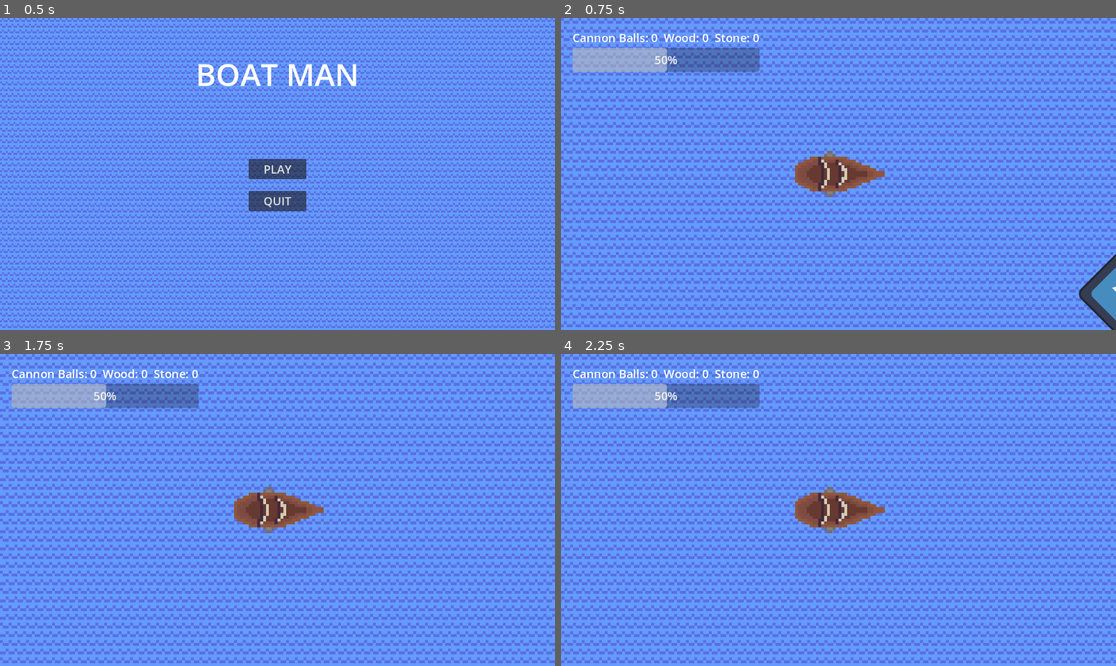
Above: before the commit, frames 1-4 (two rows, left to right).
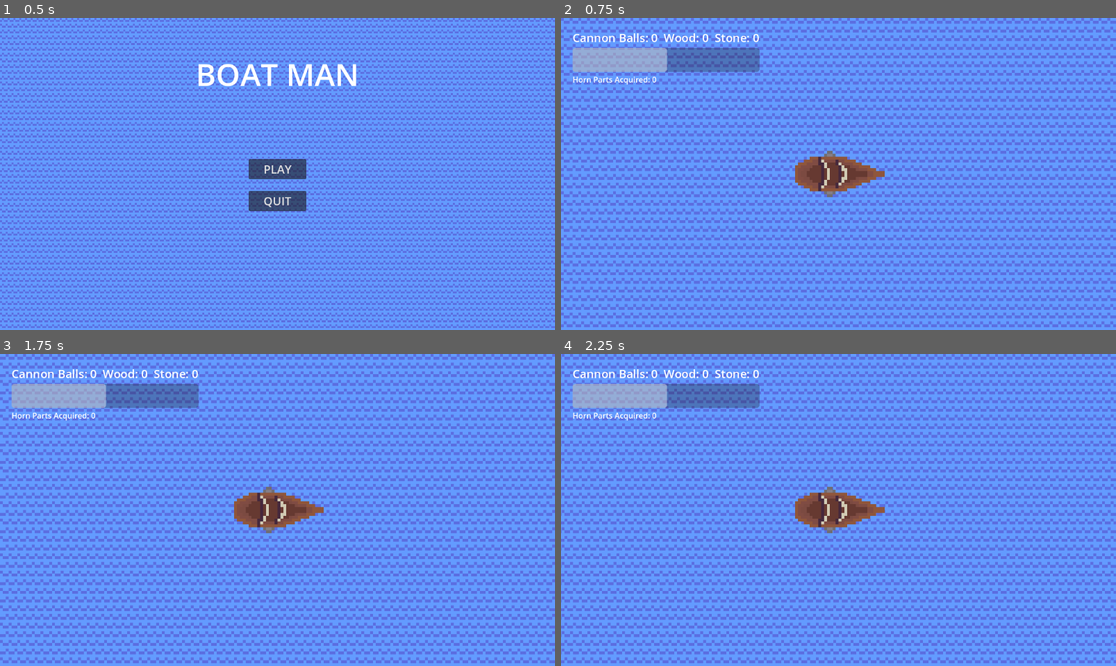
Above: after the commit, the same moments.

Repository: zafarcaydan/boat-man
Game: Godot game, scene res://scenes/start_menu.tscn
The game is run twice, just before and just after one commit, with the same random seed, the same clock (stepped at 60 frames per second) and the same inputs. The engine's default icon, where the game draws it, is replaced by a stand-in: a white triangle on a blue panel in a dark square.
Inputs:
- Up to frame 1 (0.5 s): no input
- Up to frame 2 (0.75 s): click "PLAY" at 0.5 s
- Up to frame 3 (1.75 s): tap Enter at 1.25 s; hold E (Key_E) from 1.28 s (still down); tap S (Key_S) at 1.55 s
- Up to frame 4 (2.25 s): release E (Key_E) at 2.03 s; tap S (Key_S) at 2.1 s

Frame 1 is identical in both runs. In frame 2, 1.1% of the frame differs, in the area x 2-100%, y 12-100%; in frame 3, 0.2%; in frame 4, 0.2%.

Commit message:
Added fast enemies and started creating a "story" mode

Diff:
--- a/scripts/basic_enemy.gd
+++ b/enimies/basic_enemy.gd
@@ -2,7 +2,6 @@
 enum STATES {TOWARD, ATTACK, AWAY}
 var state : STATES = STATES.TOWARD
 
-var comparison_dist := 0
 
 
 func _ready() -> void:
@@ -21,11 +20,10 @@
 func state_actions() -> void :
 	match state:
 
-
 		STATES.TOWARD:
 			force = Vector2(1,0).rotated(get_rotation_to_pos(player.global_position))
-			if get_dist_to_pos(player.global_position) < 600:
-				$Timer.start(0.8)
+			if get_dist_to_pos(player.global_position) < 6250:
+				$Timer.start(0.86)
 				state = STATES.ATTACK
 
 
--- a/enimies/basic_enemy.tscn
+++ b/enimies/basic_enemy.tscn
@@ -1,6 +1,6 @@
 [gd_scene load_steps=4 format=3 uid="uid://tsf8e1034g83"]
 
-[ext_resource type="Script" path="res://scripts/basic_enemy.gd" id="1_7attk"]
+[ext_resource type="Script" path="res://enimies/basic_enemy.gd" id="1_7attk"]
 [ext_resource type="Texture2D" uid="uid://osvbdwmajtal" path="res://enimies/basic_enemy.png" id="2_ktmxb"]
 
 [sub_resource type="RectangleShape2D" id="RectangleShape2D_2e87y"]
@@ -9,7 +9,7 @@
 [node name="Basic Enemy" type="CharacterBody2D" groups=["Enemies", "Spawnable"]]
 collision_layer = 2
 script = ExtResource("1_7attk")
-move_speed = 475
+move_speed = 450
 
 [node name="CollisionShape2D" type="CollisionShape2D" parent="."]
 position = Vector2(-19, 0)
@@ -21,5 +21,4 @@
 
 [node name="Timer" type="Timer" parent="."]
 
-[connection signal="death" from="." to="." method="_on_death"]
 [connection signal="timeout" from="Timer" to="." method="_on_timer_timeout"]
--- a/enimies/enemy ships class.gd
+++ b/enimies/enemy ships class.gd
@@ -3,17 +3,27 @@
 extends Boat
 
 var player : Player
+var comparison_dist := 0.0
 
 func enemy_ready(health_value : int) -> void:
+
 	boat_ready()
 	safe_bullets = 1
 	player = GT.get_player()
 	global_position += player.global_position
 	move_speed += randi_range(-20, 20)
 	health = health_value
+	death.connect(upon_death)
 
 func get_dist_to_pos(pos: Vector2) -> float:
 		return abs(sqrt((global_position.y - pos.y) ** 2 + (global_position.x - pos.x) ** 2))
 
 func get_rotation_to_pos(pos: Vector2) -> float:
 		return atan2(pos.y - global_position.y, pos.x - global_position.x)
+
+func upon_death() -> void:
+	if randf() < 0.2:
+		var new_cache := CACHE.instantiate()
+		new_cache.global_position = global_position
+		new_cache.item_type = GT.resource_types.Wood
+		add_sibling.call_deferred(new_cache)
--- /dev/null
+++ b/enimies/fast_enemy.gd
@@ -0,0 +1,51 @@
+extends Enemy
+
+enum STATES {TOWARD, AWAY, ATTACK}
+var state : STATES = STATES.TOWARD
+
+var turn_amount := 0.0
+var direction_modifyer : float = [PI/-4, PI / 4].pick_random()
+
+
+func _ready():
+	enemy_ready(6)
+
+
+func _physics_process(delta):
+	state_actions()
+
+
+	process(delta)
+
+
+
+func state_actions():
+	match state:
+		STATES.TOWARD:
+
+			rotation = get_rotation_to_pos(player.global_position + Vector2(1,0).rotated(atan2(player.velocity.y, player.velocity.x) + direction_modifyer) * 350 + velocity / 2)
+			force = Vector2(1,0).rotated(rotation)
+			if get_dist_to_pos(player.global_position) < 230:state = STATES.AWAY
+			for i in $"Detection Area".get_overlapping_bodies():
+				if i == player:
+					state = STATES.ATTACK
+					$Timer.start(0.6)
+					break
+
+		STATES.AWAY: away_behaviors(1000)
+		STATES.ATTACK: away_behaviors(1200)
+	print(state)
+
+
+
+
+func away_behaviors(reset: int) -> void:
+	rotation = get_rotation_to_pos(player.future_pos)
+	force = Vector2(1,0).rotated(rotation + PI)
+	if get_dist_to_pos(player.global_position) > reset:
+		state = STATES.TOWARD
+		direction_modifyer = [PI/-4, PI / 4].pick_random()
+
+func _on_timer_timeout() -> void:
+	if state == STATES.ATTACK:
+		spawn_cannon_ball(rotation, safe_bullets, 531)
--- a/enimies/fast_enemy.tscn
+++ b/enimies/fast_enemy.tscn
@@ -1,14 +1,18 @@
-[gd_scene load_steps=4 format=3 uid="uid://d01fyx8f1oqju"]
+[gd_scene load_steps=5 format=3 uid="uid://d01fyx8f1oqju"]
 
-[ext_resource type="Script" path="res://scripts/fast_enemy.gd" id="1_kn04t"]
+[ext_resource type="Script" path="res://enimies/fast_enemy.gd" id="1_kn04t"]
 [ext_resource type="Texture2D" uid="uid://byn0sdcxewlci" path="res://icon.svg" id="2_61dfq"]
 
 [sub_resource type="RectangleShape2D" id="RectangleShape2D_2e87y"]
-size = Vector2(126, 126)
+size = Vector2(96, 100)
+
+[sub_resource type="RectangleShape2D" id="RectangleShape2D_eir2j"]
+size = Vector2(687.75, 151.333)
 
 [node name="fast_enemy" type="CharacterBody2D" groups=["Enemies", "Spawnable"]]
 collision_layer = 2
 script = ExtResource("1_kn04t")
+move_speed = 525
 
 [node name="CollisionShape2D" type="CollisionShape2D" parent="."]
 shape = SubResource("RectangleShape2D_2e87y")
@@ -19,4 +23,17 @@
 
 [node name="Timer" type="Timer" parent="."]
 
+[node name="Detection Area" type="Area2D" parent="."]
+position = Vector2(-475, 0)
+
+[node name="CollisionShape2D" type="CollisionShape2D" parent="Detection Area"]
+position = Vector2(-275, 0)
+scale = Vector2(1, 2.75)
+shape = SubResource("RectangleShape2D_eir2j")
+
+[node name="CollisionShape2D2" type="CollisionShape2D" parent="Detection Area"]
+position = Vector2(800, 0)
+scale = Vector2(0.2, 0.6)
+shape = SubResource("RectangleShape2D_eir2j")
+
 [connection signal="timeout" from="Timer" to="." method="_on_timer_timeout"]
--- a/player/boat.gd
+++ b/player/boat.gd
@@ -2,11 +2,14 @@
 extends Boat
 #Node.signal.connect(method)
 const ISLAND = preload("res://scenes/island.tscn")
+const SUPER_ISLAND = preload("res://scenes/super_island.tscn")
 const BASIC_ENEMY = preload("res://enimies/basic_enemy.tscn")
+const FAST_ENEMY = preload("res://enimies/fast_enemy.tscn")
 const INVENTORY_SLOT = preload("res://scenes/inventory_slot.tscn")
 var parent : Node2D
 var time_passed := 0.0
 var future_pos : Vector2
+var fitness : float
 
 #GT.resource_types = [amount, name]
 var resources := {}
@@ -28,16 +31,16 @@
 		%"Inventory Bar".add_child(INVENTORY_SLOT.instantiate())
 	update_inventory_display()
 
-	health = 10
+	health = 16
 	%"Health Bar".max_value = health * 2
 	safe_bullets = 0
 	parent = get_parent()
 
 func _input(event: InputEvent) -> void:
 
-	if event.is_action_pressed("Key_Space") and resources[GT.resource_types.Cannon_Balls][0] >= 1:
+	if event.is_action_pressed("Key_Space") and check_resource_value(GT.resource_types.Cannon_Balls, -1):
 		spawn_cannon_ball(rotation, safe_bullets, stats[&"cannon_ball_speed"])
-		resources[GT.resource_types.Cannon_Balls][0] -= 1
+		change_resource_value(GT.resource_types.Cannon_Balls, -1)
 		update_inventory_display()
 
 	if event.is_action_pressed("Key_E"):
@@ -54,15 +57,18 @@
 	else: force = Vector2(0,0)
 
 	time_passed += delta
+	if $Node2D.visible:
+		$Node2D.global_position = global_position
+		$Node2D.look_at(get_tree().get_first_node_in_group("Super Island").global_position)
+
 
 	%"Health Bar".value = health
 	process(delta)
-	future_pos = global_position + velocity / 4
+	future_pos = global_position + velocity * 0.5833
 
 
 #spawning things on the ocean
-func spawn_feature(new_feature: Node) -> void:
-
+func spawn_feature(new_feature: OceanFeature) -> void:
 	var placeble := true
 	for comparison_feature in get_tree().get_nodes_in_group("Spawnable"):
 		var relative_pos : Vector2 = comparison_feature.global_position - new_feature.global_position
@@ -74,6 +80,8 @@
 		add_sibling.call_deferred(new_feature)
 
 func _on_world_update_timer_timeout() -> void:
+	fitness =  (stats[&"cannon_ball_speed"] / 250.0 + health)/10.0
+
 	for i in range(2):
 		var spawn_choice : int = [1, 1, 1, 1, 2].pick_random()
 		var offset := i * PI
@@ -89,14 +97,20 @@
 			offset += randf_range(-PI/12, PI/12)
 			var new_island := ISLAND.instantiate()
 			new_island.global_position = Vector2(cos(rotation + offset), sin(rotation + offset)) * spawn_dist + global_position
-			print(new_island.type)
 			spawn_feature(new_island)
 
-		if int(time_passed) % 28 >= 0 and int(time_passed) % 28 < %"World Update Timer".wait_time:
-			for j in range(17):
+		if int(time_passed) % 32 >= 0 and int(time_passed) % 32 < %"World Update Timer".wait_time and not $Node2D.visible:
+			for j in range(16):
 				var new_enemy := BASIC_ENEMY.instantiate()
-				new_enemy.global_position = Vector2(cos(rotation + j/1.25), sin(rotation + j/1.25)) * spawn_dist + global_position
-				spawn_feature(new_enemy)
+				new_enemy.global_position = Vector2(cos(rotation + j/1.25), sin(rotation + j/1.25)) * spawn_dist
+				%Enemies.add_sibling.call_deferred(new_enemy)
+
+		if int(time_passed) >= 36 and int(time_passed) <= 36 + %"World Update Timer".wait_time:
+			var new_super_island = SUPER_ISLAND.instantiate()
+			new_super_island.global_position == global_position + Vector2.RIGHT.rotated(randf_range(-PI, PI)) * spawn_dist * 40
+			$Node2D.visible = true
+			add_sibling.call_deferred(new_super_island)
+
 
 #upgrade & inventory handling
 func check_resource_value(changed_resource:GT.resource_types, value : int) -> bool:
@@ -119,15 +133,15 @@
 func upgrade_button_pressed(button: UpgradeMenuButton) -> void:
 	if cost_evaluation_and_action(button):
 		if button.button_id == &"cannon_ball_speed": stats[&"cannon_ball_speed"] += 18
-		elif button.button_id == &"stone":
+		elif button.get_parent() == GT.get_ui()[2]:
 			button.queue_free()
-			resources[GT.resource_types.Stone][0] += 5
 		elif button.button_id ==  &"repair":
 			health += 2
 
 func update_inventory_display() -> void:
 	for i in GT.resource_types.values():
 		%"Inventory Bar".get_child(i).get_child(0).text = resources[i][1] + str(resources[i][0])
+	%"Health Bar".value = health
 
 func connect_upgrade_button_signal(button : UpgradeMenuButton) -> void:
 	button.upgrade_button_pressed.connect(upgrade_button_pressed)
--- a/player/boat.tscn
+++ b/player/boat.tscn
@@ -1,7 +1,8 @@
-[gd_scene load_steps=5 format=3 uid="uid://d0hexefo5iwft"]
+[gd_scene load_steps=6 format=3 uid="uid://d0hexefo5iwft"]
 
 [ext_resource type="Script" path="res://player/boat.gd" id="1_wvsoj"]
 [ext_resource type="Texture2D" uid="uid://cyib1cau76t3c" path="res://player/boat.png" id="2_degx4"]
+[ext_resource type="Texture2D" uid="uid://byn0sdcxewlci" path="res://icon.svg" id="3_ahqw8"]
 
 [sub_resource type="RectangleShape2D" id="RectangleShape2D_maeq3"]
 size = Vector2(97, 56)
@@ -21,10 +22,20 @@
 texture = ExtResource("2_degx4")
 
 [node name="CollisionShape2D" type="CollisionShape2D" parent="."]
+visible = false
 position = Vector2(-22.5, 0)
 shape = SubResource("RectangleShape2D_maeq3")
 
 [node name="Area2D" type="Area2D" parent="."]
+visible = false
 
 [node name="CollisionShape2D" type="CollisionShape2D" parent="Area2D"]
 shape = SubResource("CircleShape2D_6jjwt")
+
+[node name="Node2D" type="Node2D" parent="."]
+visible = false
+top_level = true
+
+[node name="Sprite2D" type="Sprite2D" parent="Node2D"]
+position = Vector2(500, 0)
+texture = ExtResource("3_ahqw8")
--- /dev/null
+++ b/scenes/super_island.tscn
@@ -0,0 +1,48 @@
+[gd_scene load_steps=5 format=3 uid="uid://gjtnk3sgufll"]
+
+[ext_resource type="Script" path="res://scripts/super_island.gd" id="1_q7nx8"]
+[ext_resource type="Texture2D" uid="uid://byn0sdcxewlci" path="res://icon.svg" id="2_aqagb"]
+[ext_resource type="PackedScene" uid="uid://cfngicf5yer18" path="res://scenes/island.tscn" id="3_jqdud"]
+
+[sub_resource type="RectangleShape2D" id="RectangleShape2D_6ts0v"]
+size = Vector2(383.252, 366.281)
+
+[node name="Super Island" type="Node2D" groups=["Super Island"]]
+script = ExtResource("1_q7nx8")
+comparison_dist = 1000.0
+
+[node name="StaticBody2D" type="StaticBody2D" parent="." groups=["Super Island"]]
+scale = Vector2(0.5, 0.5)
+
+[node name="CollisionShape2D" type="CollisionShape2D" parent="StaticBody2D"]
+rotation = 0.785398
+scale = Vector2(1, 1)
+shape = SubResource("RectangleShape2D_6ts0v")
+
+[node name="Sprite2D" type="Sprite2D" parent="StaticBody2D"]
+rotation = 0.785398
+scale = Vector2(3, 3)
+texture = ExtResource("2_aqagb")
+
+[node name="Node2D" type="Node2D" parent="."]
+
+[node name="Island" parent="Node2D" groups=["Super Island"] instance=ExtResource("3_jqdud")]
+position = Vector2(900, -1559)
+
+[node name="Island2" parent="Node2D" groups=["Super Island"] instance=ExtResource("3_jqdud")]
+position = Vector2(-900, -1559)
+type = 1
+
+[node name="Island3" parent="Node2D" groups=["Super Island"] instance=ExtResource("3_jqdud")]
+position = Vector2(1800, 0)
+
+[node name="Island4" parent="Node2D" groups=["Super Island"] instance=ExtResource("3_jqdud")]
+position = Vector2(-900, 1559)
+type = 1
+
+[node name="Island5" parent="Node2D" groups=["Super Island"] instance=ExtResource("3_jqdud")]
+position = Vector2(-1800, 0)
+
+[node name="Island6" parent="Node2D" groups=["Super Island"] instance=ExtResource("3_jqdud")]
+position = Vector2(900, 1559)
+type = 1
--- a/scenes/upgrade_menu.tscn
+++ b/scenes/upgrade_menu.tscn
@@ -35,12 +35,18 @@
 
 [node name="VBoxContainer" type="VBoxContainer" parent="PanelContainer/MarginContainer"]
 layout_mode = 2
+theme_override_constants/separation = 24
+alignment = 2
 
 [node name="HBoxContainer" type="HBoxContainer" parent="PanelContainer/MarginContainer/VBoxContainer" groups=["UI_Node"]]
 layout_mode = 2
+theme_override_constants/separation = 12
+alignment = 1
 
 [node name="HBoxContainer2" type="HBoxContainer" parent="PanelContainer/MarginContainer/VBoxContainer" groups=["UI_Node"]]
 layout_mode = 2
+theme_override_constants/separation = 12
+alignment = 1
 
 [node name="Button" type="Button" parent="PanelContainer/MarginContainer/VBoxContainer"]
 layout_mode = 2
--- a/scenes/world.tscn
+++ b/scenes/world.tscn
@@ -1,9 +1,8 @@
-[gd_scene load_steps=5 format=3 uid="uid://dr0ve8yekc04f"]
+[gd_scene load_steps=4 format=3 uid="uid://dr0ve8yekc04f"]
 
 [ext_resource type="Script" path="res://scripts/world.gd" id="1_1m37y"]
 [ext_resource type="PackedScene" uid="uid://d0hexefo5iwft" path="res://player/boat.tscn" id="1_62j11"]
 [ext_resource type="Texture2D" uid="uid://dg8gs8mipgbta" path="res://ocean.png" id="4_4pma3"]
-[ext_resource type="PackedScene" uid="uid://cfngicf5yer18" path="res://scenes/island.tscn" id="4_5ioyk"]
 
 [node name="world" type="Node2D"]
 script = ExtResource("1_1m37y")
@@ -17,7 +16,6 @@
 unique_name_in_owner = true
 
 [node name="Camera2D" type="Camera2D" parent="Boat"]
-position_smoothing_speed = 10.0
 
 [node name="UI" type="CanvasLayer" parent="." groups=["UI_Node"]]
 
@@ -42,6 +40,11 @@
 custom_minimum_size = Vector2(200, 50)
 layout_mode = 2
 theme_override_font_sizes/font_size = 24
+show_percentage = false
+
+[node name="Label" type="Label" parent="UI/MarginContainer/VBoxContainer"]
+layout_mode = 2
+text = "Horn Parts Acquired: 0"
 
 [node name="ParallaxBackground" type="ParallaxBackground" parent="."]
 
@@ -60,8 +63,8 @@
 scale = Vector2(1.5, 1.5)
 texture = ExtResource("4_4pma3")
 
-[node name="Island" parent="." instance=ExtResource("4_5ioyk")]
-position = Vector2(583, 249)
+[node name="Enemies" type="Node2D" parent="."]
+unique_name_in_owner = true
 
 [connection signal="timeout" from="World Update Timer" to="." method="_on_world_update_timer_timeout"]
 [connection signal="timeout" from="World Update Timer" to="Boat" method="_on_world_update_timer_timeout"]
--- a/scripts/boat class.gd
+++ b/scripts/boat class.gd
@@ -17,7 +17,6 @@
 	new_cannon_ball.rotation = direction
 	new_cannon_ball.move_direction = Vector2(cos(new_cannon_ball.rotation), sin(new_cannon_ball.rotation)) * speed
 	new_cannon_ball.global_position = global_position + new_cannon_ball.move_direction.normalized() * 125
-	print(speed)
 	if speed > 500: new_cannon_ball.damage = round((speed - 500)/30)  + 2
 	else: new_cannon_ball.damage = 2
 	new_cannon_ball.type = type
--- a/scripts/cache.gd
+++ b/scripts/cache.gd
@@ -1,5 +1,5 @@
 extends OceanFeature
-var item_type : GT.resource_types
+@export var item_type : GT.resource_types
 
 # Called when the node enters the scene tree for the first time.
 func _ready() -> void :
--- a/scripts/cannon_ball.gd
+++ b/scripts/cannon_ball.gd
@@ -12,4 +12,5 @@
 	if body is Boat:
 		if type != body.safe_bullets:
 			body.health -= damage
+		body.velocity += move_direction / 2
 	queue_free()
--- a/scripts/fast_enemy.gd
+++ /dev/null
@@ -1,26 +0,0 @@
-extends Enemy
-enum STATES {TOWARD, ATTACK, AWAY}
-var state : STATES = STATES.TOWARD
-
-var comparison_dist = 0
-
-
-func _ready():
-	enemy_ready(4)
-	get_parent().get_child(0).timeout.connect(_on_world_update_timer_timeout)
-
-
-func _physics_process(delta):
-	state_actions()
-
-	if velocity != Vector2(0, 0):
-		rotation = atan2(velocity.y, velocity.x)
-
-	process(delta)
-
-func _on_world_update_timer_timeout():
-	pass
-
-
-func state_actions():
-	pass
--- a/scripts/global_vars&funcs.gd
+++ b/scripts/global_vars&funcs.gd
@@ -1,7 +1,7 @@
 extends Node
 
 enum resource_types {Cannon_Balls = 0, Wood = 1, Stone = 2} #make all values in acending order, one by one starting from zero, doing it in another manner WILL cause an error
-enum island_types {Stone = 0, Wood = 1}
+enum island_types {NULL = -1, Stone = 0, Wood = 1}
 
 func get_player() -> Player :
 	return get_tree().get_first_node_in_group("Boat_Node")
--- a/scripts/island.gd
+++ b/scripts/island.gd
@@ -7,23 +7,29 @@
 # Called when the node enters the scene tree for the first time.
 func _ready() -> void:
 	ocean_feature_ready()
-	type = randi_range(0, GT.island_types.size() -1)
+	if type == -1:
+		type = randi_range(0, GT.island_types.size() -2)
 
-func post_buttons(costs: Array[Array], purpose: StringName, index: int) -> void:
+func post_button(costs: Array[Array], purpose: StringName, index: int, dynamic: bool) -> void:
 	var button := UpgradeMenuButton.new()
 	button.button_id = purpose
+	if dynamic:
+		for i in costs:
+			i[1] -= int(GT.get_player().fitness)
 	button.costs = costs
+
 	GT.get_ui()[index].add_child(button)
 
 func interact() -> void:
 	if unused:
 		GT.get_ui()[0].add_child(load("res://scenes/upgrade_menu.tscn").instantiate())
 		if type == GT.island_types.Stone:
-			post_buttons([[0,-1],[1,-2],[2,-7]], &"cannon_ball_speed", 1)
-			post_buttons([[2,5]], &"stone", 2)
+			post_button([[0,0],[1,-1],[2,-6]], &"cannon_ball_speed", 1, true)
+			post_button([[2,5]], &"stone", 2, false)
 
 		elif type == GT.island_types.Wood:
-			post_buttons([[1,-6], [2, -2]], &"repair", 2)
+			post_button([[1,-5], [2, -1]], &"repair", 1, true)
+			post_button([[GT.resource_types.Wood, 4]], &"wood", 2, false)
 
 
 
--- /dev/null
+++ b/scripts/super_island.gd
@@ -0,0 +1,11 @@
+extends OceanFeature
+
+
+# Called when the node enters the scene tree for the first time.
+func _ready():
+	pass # Replace with function body.
+
+
+# Called every frame. 'delta' is the elapsed time since the previous frame.
+func _process(delta):
+	pass
--- a/scripts/world.gd
+++ b/scripts/world.gd
@@ -7,6 +7,6 @@
 
 func _on_world_update_timer_timeout() -> void:
 	for object in get_tree().get_nodes_in_group("Rendered Object"):
-		var reletive_pos : Vector2 = object.global_position - player.global_position
-		if sqrt(reletive_pos.x ** 2 + reletive_pos.y ** 2) > player.render_dist:
-			object.queue_free()
+		if not object.is_in_group("Super Island"):
+			var reletive_pos : Vector2 = object.global_position - player.global_position
+			if sqrt(reletive_pos.x ** 2 + reletive_pos.y ** 2) > player.render_dist: object.queue_free()
